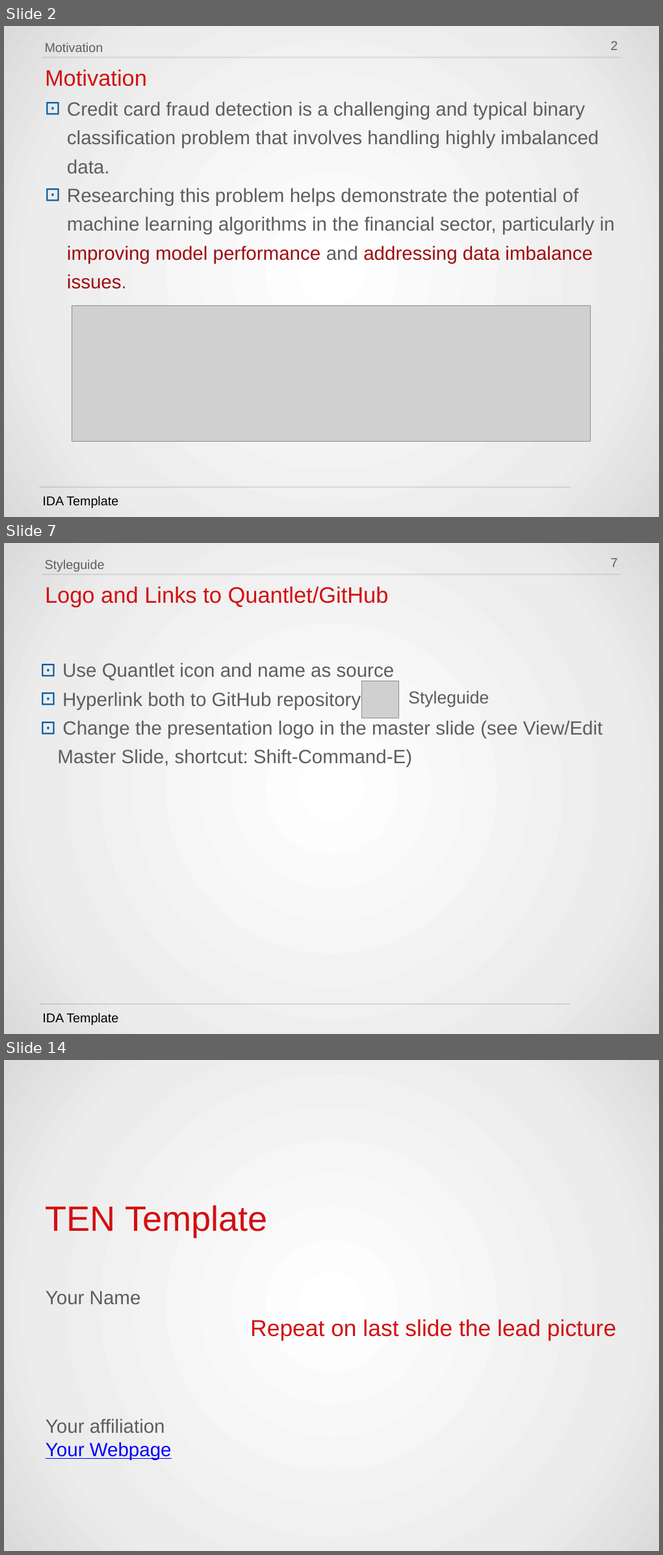
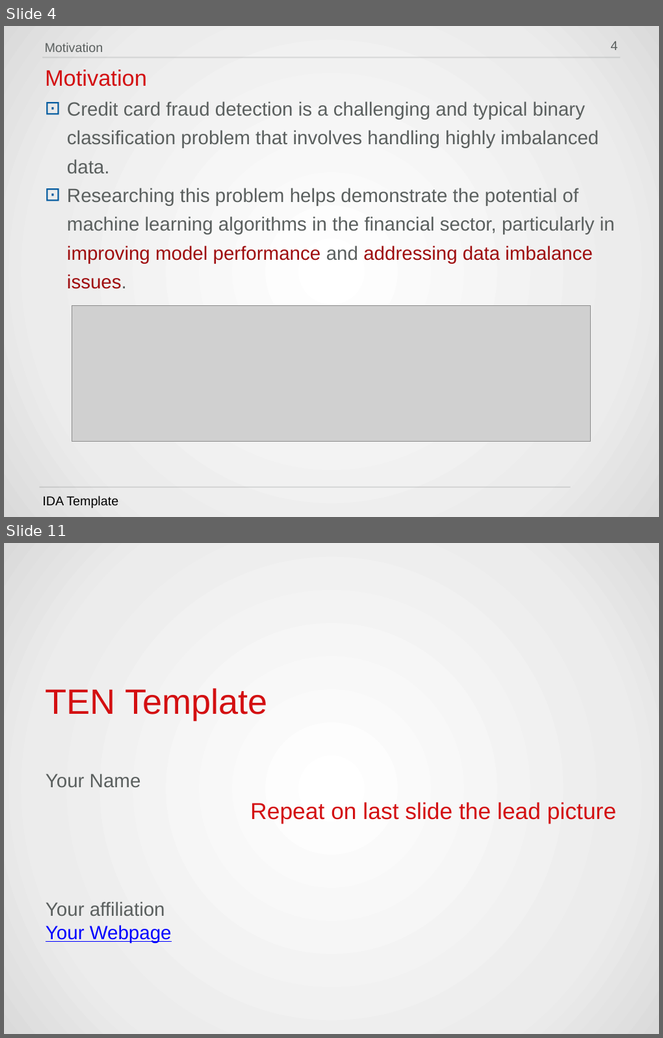
Before and after one commit to HWTeng-Teaching/202409-ML-FinTech, a slide deck: projects/5_機器學習應用於偵測信用卡詐欺的績效評估.pptx. Shown one above the other, each under a label of ours: slides 2, 7 and 14 before the commit, slides 4 and 11 after it; the slides between them are not shown. The pictures are 663x1555 and 663x1038 pixels, drawn with LibreOffice and Linux fonts; fonts in the diff are those of the drawing; grey boxes stand for pictures; background and template pictures are left out. Boxes give left, top, right and bottom in pixels: in the first picture for what was removed or moved away, otherwise in the second. Text is boxed around its words. In the diff, an @@ line names an element or a change of style, - is before the commit and + after.

```diff
--- a/projects/5_機器學習應用於偵測信用卡詐欺的績效評估.pptx
+++ b/projects/5_機器學習應用於偵測信用卡詐欺的績效評估.pptx
@@ slide 7 removed at box(4, 543, 659, 1034), background gradient #FFFFFF to #ECECEC to #DADADA; not listed: 2 template elements that a slide beside it also shows @@
@@ text removed at box(45, 560, 105, 572) @@
-Styleguide
@@ page number removed at box(611, 558, 618, 567) @@
-7
@@ text removed at box(45, 587, 389, 607) @@
-Logo and Links to Quantlet/GitHub
@@ text removed at box(57, 663, 603, 767) @@
-⊡ Use Quantlet icon and name as source
-⊡ Hyperlink both to GitHub repository
-⊡ Change the presentation logo in the master slide (see View/Edit Master Slide, shortcut: Shift-Command-E)
@@ picture removed at box(362, 681, 399, 718) @@
@@ text removed at box(408, 691, 489, 707) @@
-Styleguide
@@ text removed at box(42, 1013, 118, 1025) @@
-IDA Template
@@ what was slide 2 is now slide 4 @@
@@ page number at box(611, 41, 618, 50): text changed @@
-2
+4
@@ what was slide 14 is now slide 11 @@
```
Also in this commit, not shown: 2 slides changed, 6 slides added, 8 other slides removed.
